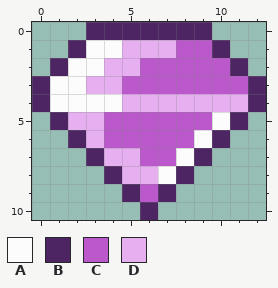
A pixel-art sprite gets an edit: Neon Leaper/Assets/Content/items/animated crystal/crystal-1.png. Above, as it was before the edit.
Rulers count pixels.
Palette (. is transparent): A #fcfcfc  B #4c2562  C #bb58cc  D #e6aff0
Pixels before, first column x 0:
 0 ...BBBBBBB...
 1 ..BAADDDCCB..
 2 .BAADDCCCCCB.
 3 BAADDCCCCCCCB
 4 BAAAADDDDDDDB
 5 .BDDCCCCCCAB.
 6 ..BDCCCCCAB..
 7 ...BDDCCAB...
 8 ....BDDAB....
 9 .....BCB.....
10 ......B......
After:
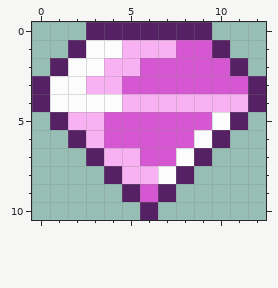
What changed:
file 13x11 -> 208x176 pixels (blocks of 1x1 -> 16x16; one block is one cell here)
colour B: #4c2562 -> #552064
colour C: #bb58cc -> #d557d1
colour D: #e6aff0 -> #f8b1f3
Changed places in both pictures, as pixel boxes (x1, y1, x2, y2):
changed: (32, 22, 266, 220)
